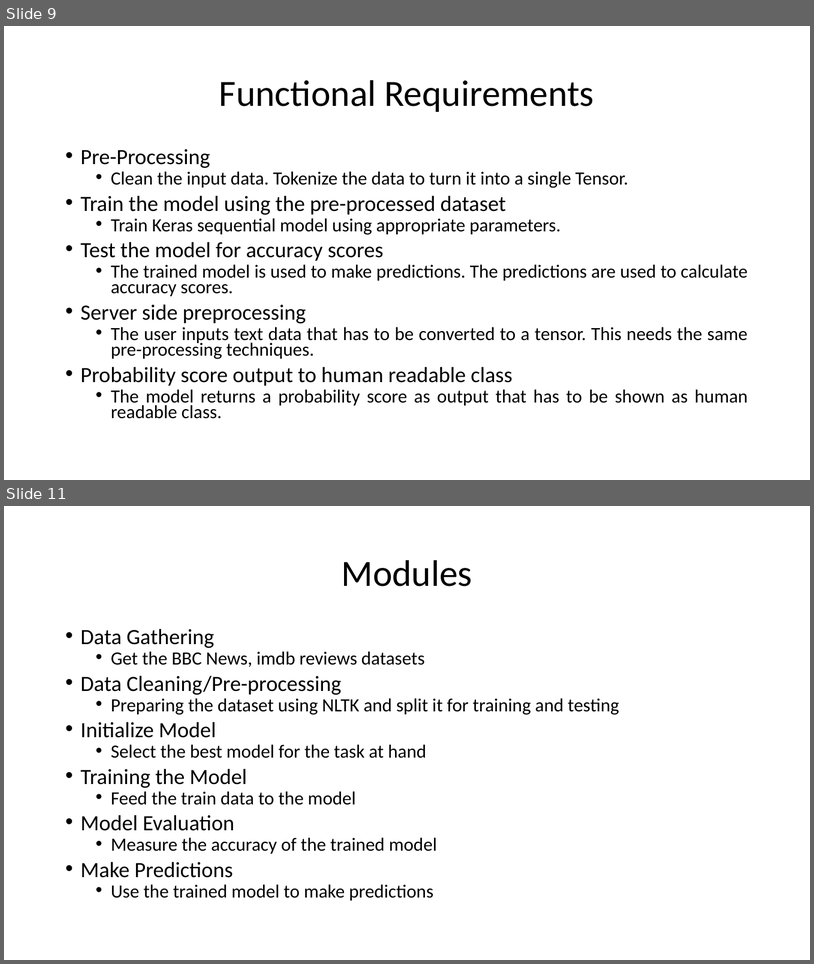
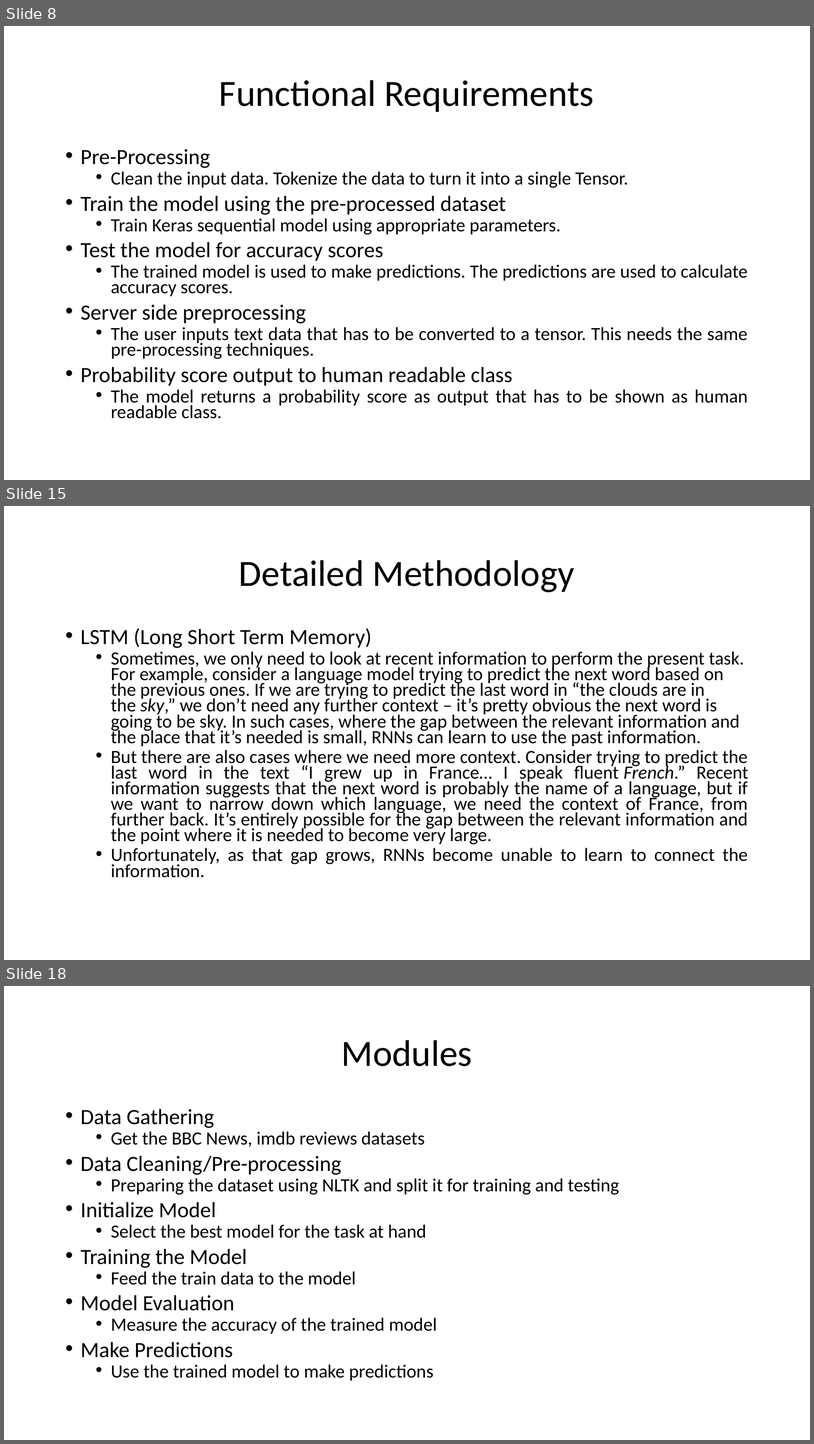
Before and after one commit to HarshaKy/text-classifier, a slide deck: docs/Presentation.pptx. Shown one above the other, each under a label of ours: slides 9 and 11 before the commit, slides 8, 15 and 18 after it; the slides between them are not shown. The pictures are 814x964 and 814x1444 pixels, drawn with LibreOffice and Linux fonts; fonts in the diff are those of the drawing. Boxes give left, top, right and bottom in pixels: in the first picture for what was removed or moved away, otherwise in the second. Text is boxed around its words. In the diff, an @@ line names an element or a change of style, - is before the commit and + after.

```diff
--- a/docs/Presentation.pptx
+++ b/docs/Presentation.pptx
@@ slide 15 added at bbox=[4, 506, 810, 960], background #FFFFFF @@
@@ title added at bbox=[239, 560, 575, 592], 44 pt, text #000000 @@
+Detailed Methodology
@@ text added at bbox=[81, 628, 749, 877], 22.2 pt, text #000000 @@
+• LSTM (Long Short Term Memory)
+  • Sometimes, we only need to look at recent information to perform the present task. For example, consider a language model trying to predict the next word based on the previous ones. If we are trying to predict the last word in “the clouds are in the sky,” we don’t need any further context – it’s pretty obvious the next word is going to be sky. In such cases, where the gap between the relevant information and the place that it’s needed is small, RNNs can learn to use the past information.
+  • But there are also cases where we need more context. Consider trying to predict the last word in the text “I grew up in France… I speak fluent French.” Recent information suggests that the next word is probably the name of a language, but if we want to narrow down which language, we need the context of France, from further back. It’s entirely possible for the gap between the relevant information and the point where it is needed to become very large.
+  • Unfortunately, as that gap grows, RNNs become unable to learn to connect the information.
@@ what was slide 9 is now slide 8 @@
@@ what was slide 11 is now slide 18 @@
```
Also in this commit, not shown: 4 slides changed, 6 other slides added.
